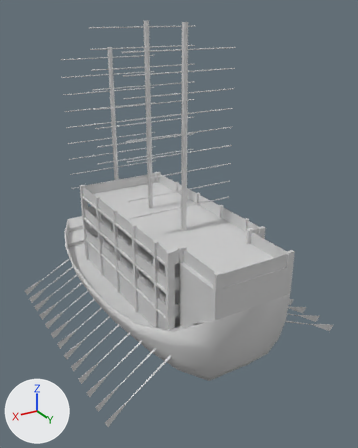
The COLLADA model art/meshes/structural/chin_ship_tower.dae: old version first, new version second.
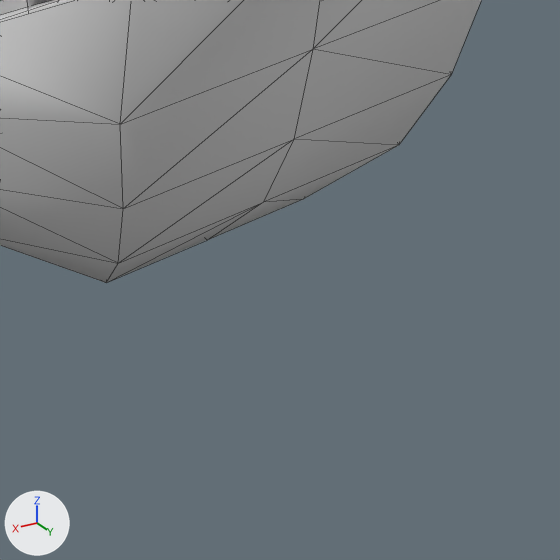
Each version appears first whole from a camera (50 mm lens) standing at (0.676, 1.223, 0.864) and looking at (-0.038, 0.034, 0.269), and next in a close-up on the part from 52% to 84% of the width and 72% to 97% of the height. The axes (+X, +Y, +Z) are drawn at lower left. The lights are the same throughout. The close-ups show mesh edges as thin lines. Where no turn or scale is listed for an object, it has been applied to the vertices. Vertices at the same position are counted once.

In view in the first close-up: 'chin_towershipa'.
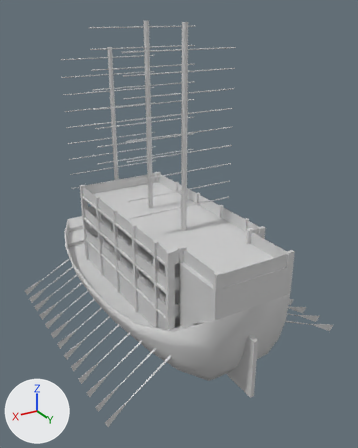
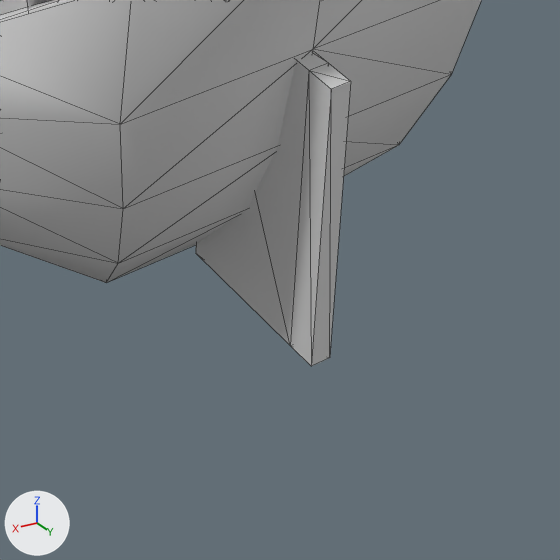
Location of each change, (x1, y1, x2, y2) in pixels of the close-ups (560 x 560 px):
'chin_towershipa', reshaped: before (0, 0, 481, 283); after (0, 0, 481, 366)
part 1 of me_chin_towership_mesh_mesh, added: after (196, 53, 351, 366)

Diff of the bpy script that builds the scene:
```diff
--- a/art/meshes/structural/chin_ship_tower.dae.py
+++ b/art/meshes/structural/chin_ship_tower.dae.py
@@ me_chin_towership_mesh_mesh @@
 # used by ob_chin_towershipa; location = (0.0, 0.0, 0.1369)
-me_chin_towership_mesh_mesh.from_pydata(...)  # 1716 vertices, 1987 faces; spans x -0.373..0.373, y -0.57..0.447, z -0.185..0.703
+me_chin_towership_mesh_mesh.from_pydata(...)  # 1728 vertices, 2007 faces; spans x -0.373..0.373, y -0.57..0.468, z -0.185..0.703
+# me_chin_towership_mesh_mesh part 1
+# 6 vertices are added at (-0.002, 0.367, -0.008), (-0.002, 0.45, -0.008), (-0.002, 0.468, -0.008), (-0.002, 0.45, -0.179), (-0.002, 0.367, -0.179), (-0.002, 0.468, -0.179)
+# 6 new vertices lie (0.012, 0.0, 0.0) away from vertices in x -0.002, y 0.367..0.468, z -0.179..-0.008
+# 20 new faces join them
 me_chin_towership_mesh_mesh.materials.append(mat_material_003_001)
```
